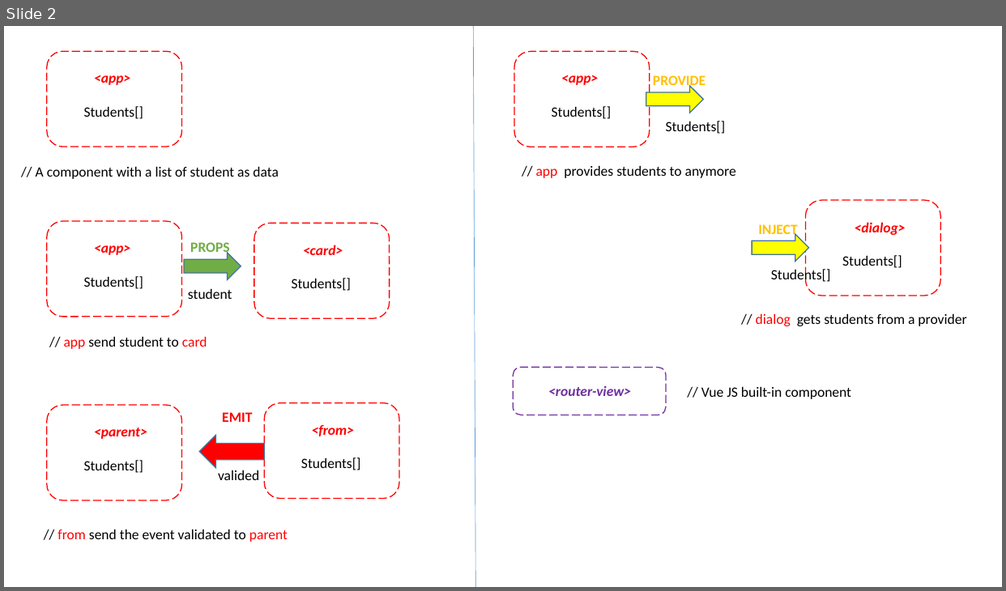
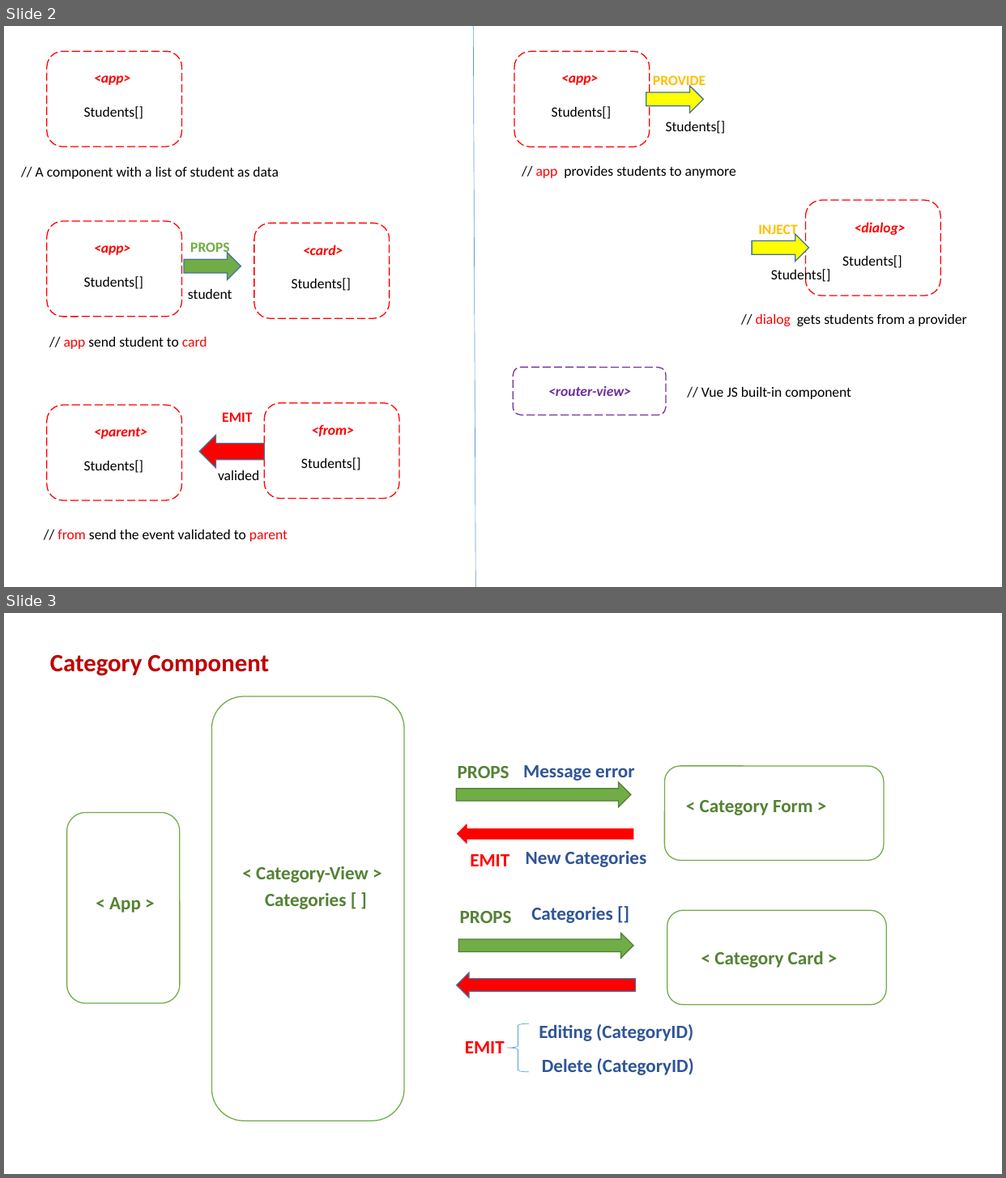
Before and after one commit to pnc-virtual-company/2021-G4-V2-PART1, a slide deck: docs/COMPONENT-DIAGRAM.pptx. Shown one above the other, each under a label of ours: slide 2 before the commit, slides 2 and 3 after it. The pictures are 1006x591 and 1006x1178 pixels, drawn with LibreOffice and Linux fonts; fonts in the diff are those of the drawing. Boxes give left, top, right and bottom in pixels: in the first picture for what was removed or moved away, otherwise in the second. Text is boxed around its words. In the diff, an @@ line names an element or a change of style, - is before the commit and + after.

```diff
--- a/docs/COMPONENT-DIAGRAM.pptx
+++ b/docs/COMPONENT-DIAGRAM.pptx
@@ slide 3 added at [4, 613, 1002, 1174], background #FFFFFF @@
@@ text added at [50, 654, 269, 676], 24 pt, text #C00000, bold @@
+Category Component
@@ rounded rectangle added at [212, 696, 404, 1121], fill #FFFFFF, outline #70AD47 1 pt @@
@@ right arrow added at [456, 782, 631, 807], fill #70AD47, outline #538035 1 pt @@
@@ text added at [458, 766, 509, 778], 18 pt, text #548235, bold @@
+PROPS
@@ text added at [523, 765, 634, 782], 18 pt, text #2F5597, bold @@
+Message error
@@ rounded rectangle added at [665, 766, 884, 860], fill #FFFFFF, outline #70AD47 1 pt @@
@@ text added at [700, 800, 813, 815], 18 pt, text #548235, bold @@
+< Category Form >
@@ rounded rectangle added at [67, 813, 180, 1003], fill #FFFFFF, outline #70AD47 1 pt @@
@@ left arrow added at [455, 822, 634, 846], fill #FF0000, outline #FFFFFF 1.5 pt @@
@@ text added at [470, 854, 509, 867], 18 pt, text #FF0000, bold @@
+EMIT
@@ text added at [526, 851, 647, 867], 18 pt, text #2F5597, bold @@
+New Categories
@@ text added at [256, 867, 368, 883], 18 pt, text #548235, bold @@
+< Category-View >
@@ text added at [109, 897, 141, 913], 18 pt, text #548235, bold @@
+< App >
@@ text added at [265, 893, 347, 909], 18 pt, text #548235, bold @@
+Categories [ ]
@@ text added at [460, 911, 512, 923], 18 pt, text #548235, bold @@
+PROPS
@@ text added at [531, 907, 613, 923], 18 pt, text #2F5597, bold @@
+Categories []
@@ rounded rectangle added at [667, 910, 887, 1004], fill #FFFFFF, outline #70AD47 1 pt @@
@@ right arrow added at [459, 934, 633, 958], fill #70AD47, outline #538035 1 pt @@
@@ text added at [714, 951, 824, 968], 18 pt, text #548235, bold @@
+< Category Card >
@@ left arrow added at [457, 973, 636, 998], fill #FF0000, outline #43739E 1 pt @@
@@ left brace added at [507, 1024, 529, 1072], outline #5B9BD5 0.5 pt @@
@@ text added at [539, 1024, 693, 1041], 18 pt, text #2F5597, bold @@
+Editing (CategoryID)
@@ text added at [465, 1041, 505, 1054], 18 pt, text #FF0000, bold @@
+EMIT
@@ text added at [542, 1059, 694, 1076], 18 pt, text #2F5597, bold @@
+Delete (CategoryID)
```
Also in this commit, not shown: 1 slide removed, 1 other file.
